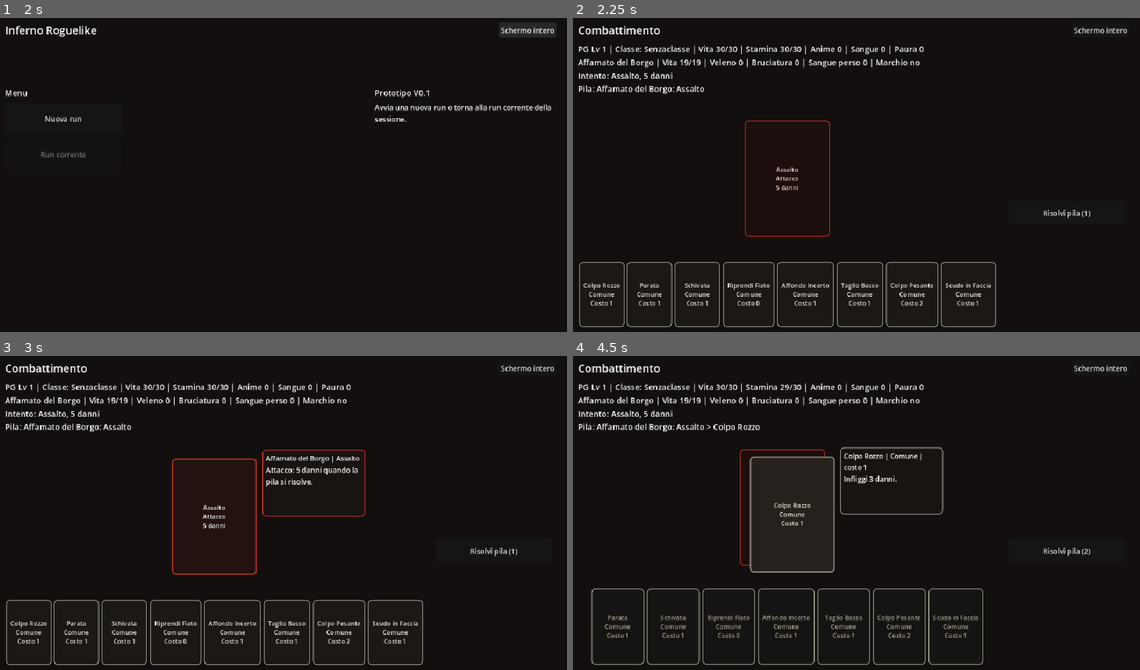
Above: before the commit, frames 1-4 (two rows, left to right).
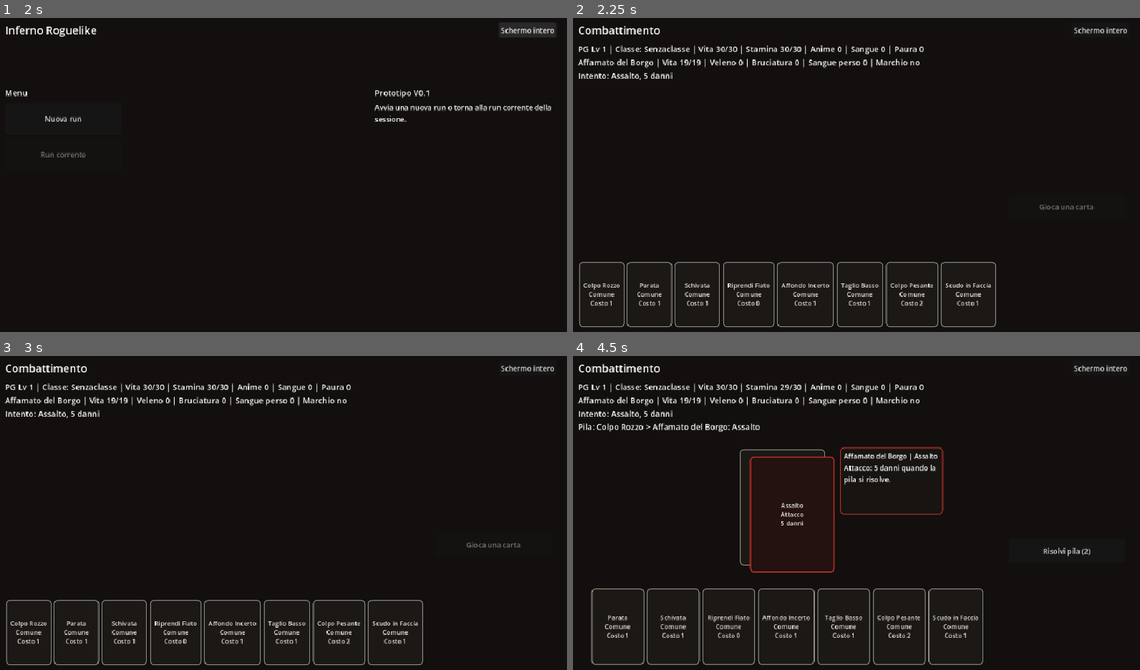
Above: after the commit, the same moments.

Repository: Chivas1504/Gioco
Game: Godot game, scene res://scenes/main.tscn
Two runs of this game, one before a commit and one after it. Both use one fixed random seed, a clock stepped at 60 frames per second and the inputs below.
Inputs (mouse positions are in pixels of both pictures, inside the frame that each line leads up to):
- Up to frame 1 (2 s): click "Schermo intero" at 0.5 s; click "Finestra" at 1.25 s
- Up to frame 2 (2.25 s): click "Nuova run" at 2 s
- Up to frame 3 (3 s): click (215, 516) at 2.75 s, where only the run before the commit has a clickable "Assalto Attacco 5 danni"
- Up to frame 4 (4.5 s): click "Colpo Rozzo Comune Costo 1" at 3.5 s; click "Assalto Attacco 5 danni" at 4.25 s

Frame 1 is identical in both runs. In frame 2, 0.8% of the frame differs, in the area x 1-92%, y 21-70%; in frame 3, 1.7%; in frame 4, 2.7%, in the area x 4-72%, y 21-90%.

Commit message:
Aggiunge passaggio turno nella pila

Diff:
--- a/scripts/combat/combat_state.gd
+++ b/scripts/combat/combat_state.gd
@@ -24,10 +24,12 @@
 var stack_turn_owner = "player"
 var round_starter = "player"
 var enemy_cards_staged_this_round = 0
+var initiative_rng = RandomNumberGenerator.new()
 
 func start_combat(p_run_state: RunState, p_enemy: Dictionary) -> void:
 	run_state = p_run_state
 	enemy = p_enemy.duplicate(true)
+	initiative_rng.randomize()
 	used_card_ids = []
 	staged_card_ids = []
 	staged_stack = []
@@ -138,6 +140,23 @@
 
 func get_staged_card_count() -> int:
 	return staged_stack.size()
+
+
+func can_pass_stack_turn() -> bool:
+	return (
+		not ended
+		and round_starter == "enemy"
+		and has_staged_cards()
+		and (stack_turn_owner == "player" or stack_turn_owner == "resolve")
+	)
+
+
+func pass_stack_turn() -> Dictionary:
+	if not can_pass_stack_turn():
+		return {"ok": false, "message": "Non puoi passare adesso."}
+	var messages = ["Passi il turno senza risolvere la pila."]
+	_stage_enemy_card(messages)
+	return {"ok": true, "message": " ".join(messages)}
 
 
 func get_staged_stack_entries() -> Array:
@@ -487,7 +506,7 @@
 	staged_stack = []
 	staged_card_ids = []
 	enemy_cards_staged_this_round = 0
-	if randi() % 2 == 0:
+	if initiative_rng.randi_range(0, 1) == 0:
 		round_starter = "player"
 		stack_turn_owner = "player"
 		if not messages.is_empty():
--- a/scripts/main.gd
+++ b/scripts/main.gd
@@ -19,7 +19,7 @@
 const HAND_CARD_ZOOM = 1.12
 const HAND_CARD_MIN_SCALE = 0.62
 const STACK_CARD_OFFSET = Vector2(22, 16)
-const STACK_CARD_MIN_SCALE = 0.55
+const STACK_CARD_MIN_SCALE = 0.45
 const STACK_CARD_PREVIEW_WIDTH = 230
 const STACK_CARD_PREVIEW_HEIGHT = 150
 
@@ -45,6 +45,7 @@
 var safe_panel: VBoxContainer
 var action_scroll: ScrollContainer
 var end_intent_button: Button
+var pass_turn_button: Button
 var hover_card_preview: PanelContainer
 var defeat_snapshot_saved = false
 
@@ -159,6 +160,7 @@
 	combat_action_panel.size_flags_horizontal = Control.SIZE_SHRINK_CENTER
 	combat_action_panel.size_flags_vertical = Control.SIZE_EXPAND_FILL
 	combat_action_panel.alignment = BoxContainer.ALIGNMENT_CENTER
+	combat_action_panel.add_theme_constant_override("separation", 10)
 	combat_action_panel.visible = false
 	content_row.add_child(combat_action_panel)
 
@@ -169,6 +171,14 @@
 	end_intent_button.visible = false
 	end_intent_button.pressed.connect(_on_end_intent_pressed)
 	combat_action_panel.add_child(end_intent_button)
+
+	pass_turn_button = Button.new()
+	pass_turn_button.text = "Passa turno"
+	pass_turn_button.custom_minimum_size = Vector2(260, 46)
+	pass_turn_button.size_flags_horizontal = Control.SIZE_SHRINK_CENTER
+	pass_turn_button.visible = false
+	pass_turn_button.pressed.connect(_on_pass_stack_turn_pressed)
+	combat_action_panel.add_child(pass_turn_button)
 
 	action_scroll = ScrollContainer.new()
 	action_scroll.custom_minimum_size = Vector2(300, 0)
@@ -276,6 +286,7 @@
 		hand_spacer.visible = false
 		combat_action_panel.visible = false
 		end_intent_button.visible = false
+		pass_turn_button.visible = false
 		log_label.visible = true
 		action_scroll.visible = true
 		_render_start_menu()
@@ -327,6 +338,7 @@
 		hand_spacer.visible = false
 		combat_action_panel.visible = false
 		end_intent_button.visible = false
+		pass_turn_button.visible = false
 		cards_title.visible = false
 		action_scroll.visible = false
 		log_label.visible = false
@@ -336,6 +348,7 @@
 		hand_spacer.visible = false
 		combat_action_panel.visible = false
 		end_intent_button.visible = false
+		pass_turn_button.visible = false
 		cards_title.visible = false
 		action_scroll.visible = false
 		log_label.visible = false
@@ -346,6 +359,8 @@
 		combat_action_panel.visible = true
 		end_intent_button.visible = true
 		end_intent_button.disabled = combat_state.ended
+		pass_turn_button.visible = combat_state.can_pass_stack_turn()
+		pass_turn_button.disabled = not combat_state.can_pass_stack_turn()
 		if combat_state.has_staged_cards():
 			end_intent_button.text = "Risolvi pila (%d)" % combat_state.get_staged_card_count()
 		else:
@@ -368,6 +383,7 @@
 	combat_action_panel.visible = false
 	cards_title.visible = true
 	end_intent_button.visible = false
+	pass_turn_button.visible = false
 	cards_title.text = "Menu"
 	_render_menu_buttons()
 	_render_menu_panel()
@@ -899,7 +915,7 @@
 func _get_stack_card_scale(count: int) -> float:
 	if count <= 4:
 		return 1.0
-	var shrink = 1.0 - float(count - 4) * 0.055
+	var shrink = 1.0 - float(count - 4) * 0.075
 	return max(STACK_CARD_MIN_SCALE, shrink)
 
 
@@ -1540,6 +1556,12 @@
 	_refresh_ui()
 
 
+func _on_pass_stack_turn_pressed() -> void:
+	var result = combat_state.pass_stack_turn()
+	_push_log(result.get("message", ""))
+	_refresh_ui()
+
+
 func _on_claim_rewards_pressed() -> void:
 	var result = combat_state.claim_enemy_rewards()
 	_push_log(result.get("message", ""))
